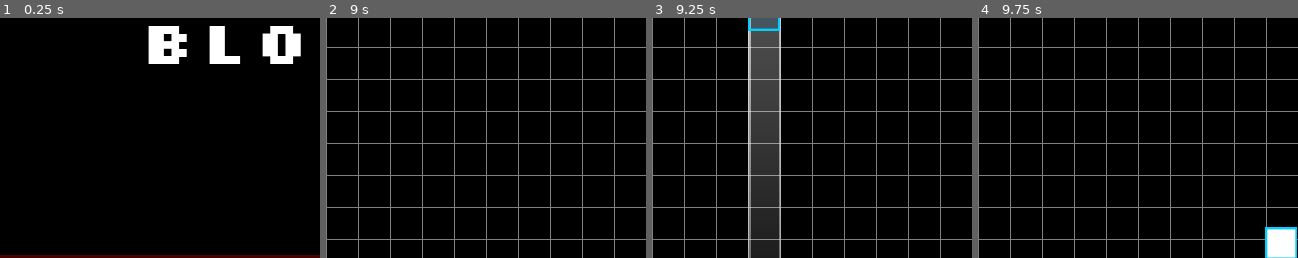
Above: before the commit, frames 1-4 (left to right).
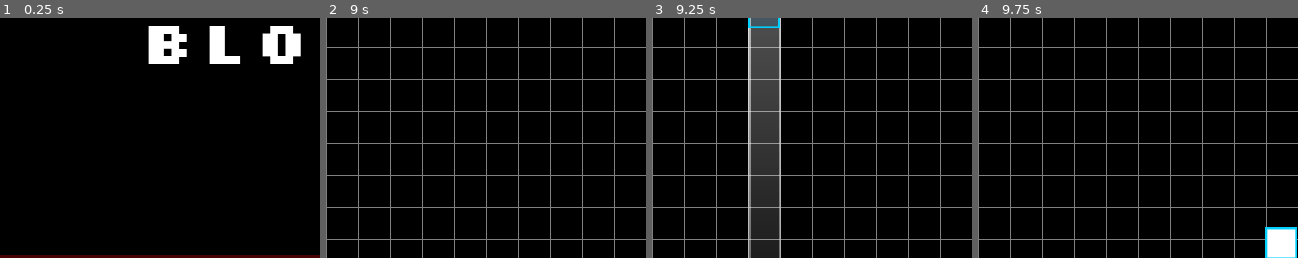
Above: after the commit, the same moments.

Repository: boscutti939/Blocks
Game: Godot game, scene res://Scenes/Menu.tscn
The game is run twice, just before and just after one commit, with the same random seed, the same clock (stepped at 60 frames per second) and the same inputs.
Inputs:
- Up to frame 1 (0.25 s): no input
- Up to frame 2 (9 s): click "Play" at 0.5 s; click "Play" at 1.25 s; click "Options" at 2 s; tap Enter at 2.75, 6.6, 7.55, 8, 8.1 s; hold D 2.78-3.5 s; hold Enter 2.78-3.5 s; tap Space at 3.02, 6.5, 6.77, 8.27 s; click "Classic" at 3.5 s; click "Classic" at 4.25 s; click "Survival" at 5 s; click "Extreme" at 5.75 s; hold D 6.53-7.28 s; hold A 7.28-8.03 s; hold R 7.28-8.03 s; hold D from 8.03 s (still down); hold Enter from 8.78 s (still down)
- Up to frame 3 (9.25 s): keep holding D; keep holding Enter; tap Space at 9.02 s
- Up to frame 4 (9.75 s): release D at 9.53 s; release Enter at 9.53 s; hold A from 9.53 s (still down); tap R at 9.6 s
The pictures show only the part of the screen within x 0-50%, y 1-51%; the shares and areas given below are measured in that part.

Frames 1-2 are identical in both runs. In frame 3, 0.2% of the frame differs, in the area x 30-40%, y 3-6%; in frame 4, nothing differs.

Commit message:
please just work
It's not working oh god why isn't it working

Diff:
--- a/Scenes/Blocks/grey_block.tscn
+++ b/Scenes/Blocks/grey_block.tscn
@@ -39,6 +39,7 @@
 shape = SubResource( 3 )
 
 [node name="blockunder" type="RayCast2D" parent="."]
+pause_mode = 2
 visible = false
 enabled = true
 cast_to = Vector2( 0, 16 )
@@ -51,26 +52,31 @@
 script = ExtResource( 5 )
 
 [node name="outline" type="Sprite" parent="."]
+pause_mode = 2
 texture = ExtResource( 6 )
 hframes = 15
 script = ExtResource( 7 )
 
 [node name="down" type="RayCast2D" parent="."]
+pause_mode = 2
 enabled = true
 cast_to = Vector2( 0, 32 )
 collision_mask = 16
 
 [node name="up" type="RayCast2D" parent="."]
+pause_mode = 2
 enabled = true
 cast_to = Vector2( 0, -32 )
 collision_mask = 16
 
 [node name="left" type="RayCast2D" parent="."]
+pause_mode = 2
 enabled = true
 cast_to = Vector2( -32, 0 )
 collision_mask = 16
 
 [node name="right" type="RayCast2D" parent="."]
+pause_mode = 2
 enabled = true
 cast_to = Vector2( 32, 0 )
 collision_mask = 16
--- a/Scenes/field.tscn
+++ b/Scenes/field.tscn
@@ -23,7 +23,10 @@
 extents = Vector2( 32, 32 )
 
 [sub_resource type="RectangleShape2D" id=2]
-extents = Vector2( 320, 240 )
+extents = Vector2( 320, 256 )
+
+[sub_resource type="RectangleShape2D" id=7]
+extents = Vector2( 320, 352 )
 
 [sub_resource type="ShaderMaterial" id=3]
 shader = ExtResource( 16 )
@@ -116,8 +119,24 @@
 collision_mask = 16
 
 [node name="collisionShape" type="CollisionShape2D" parent="sceneCamera/blockCheckArea"]
-position = Vector2( 320, 240 )
+position = Vector2( 320, 224 )
 shape = SubResource( 2 )
+
+[node name="blockDestroyArea" type="Area2D" parent="sceneCamera"]
+gravity_vec = Vector2( 0, 0 )
+gravity = 0.0
+linear_damp = 0.0
+monitorable = false
+collision_layer = 0
+collision_mask = 16
+__meta__ = {
+"_edit_group_": true,
+"_edit_lock_": true
+}
+
+[node name="collisionShape" type="CollisionShape2D" parent="sceneCamera/blockDestroyArea"]
+position = Vector2( 320, 352 )
+shape = SubResource( 7 )
 
 [node name="music" type="AudioStreamPlayer" parent="."]
 pause_mode = 2
@@ -137,6 +156,7 @@
 }
 
 [node name="lava" type="Node2D" parent="."]
+visible = false
 position = Vector2( 320, 480 )
 z_index = 10
 script = ExtResource( 15 )
@@ -168,5 +188,6 @@
 [connection signal="timeout" from="block_spawner/timer" to="block_spawner" method="_on_Timer_timeout"]
 [connection signal="body_entered" from="sceneCamera/blockCheckArea" to="sceneCamera" method="_on_blockCheckArea_body_entered"]
 [connection signal="body_exited" from="sceneCamera/blockCheckArea" to="sceneCamera" method="_on_blockCheckArea_body_exited"]
+[connection signal="body_exited" from="sceneCamera/blockDestroyArea" to="sceneCamera" method="_on_blockDestroyArea_body_exited"]
 [connection signal="item_rect_changed" from="lava/Sprite" to="lava/Sprite" method="calculate_aspect_ratio"]
 [connection signal="body_entered" from="lava/Area2D" to="lava" method="_on_Area2D_body_entered"]
--- a/Scenes/sceneCamera.gd
+++ b/Scenes/sceneCamera.gd
@@ -53,3 +53,6 @@
 
 func _on_blockCheckArea_body_entered(body):
 	body.enteredScene();
+
+func _on_blockDestroyArea_body_exited(body):
+	body.queue_free();
--- a/Scripts/exploding_block/RayCast2D.gd
+++ b/Scripts/exploding_block/RayCast2D.gd
@@ -11,12 +11,3 @@
 # Called every frame. 'delta' is the elapsed time since the previous frame.
 func _physics_process(delta):
 	cast_to = Vector2(0, get_parent().velocity.y * delta + 16);
-
-
-
-func _on_cameraVisible_area_entered(area):
-	enabled = true;
-
-
-func _on_cameraVisible_area_exited(area):
-	enabled = false;
--- a/Scripts/grey_block/grey_block.gd
+++ b/Scripts/grey_block/grey_block.gd
@@ -10,10 +10,13 @@
 func enteredScene():
 	for i in ["down", "up", "left", "right", "blockunder"]:
 		get_node(i).enabled = true;
+		$collision_shape.disabled = false;
+		velocity.y = 0;
 
 func leftScene():
 	for i in ["down", "up", "left", "right", "blockunder"]:
 		get_node(i).enabled = false;
+		$collision_shape.disabled = true;
 
 
 # Called when the node enters the scene tree for the first time.
@@ -25,6 +28,8 @@
 	pass;
 
 func _physics_process(delta):
+	if get_node_or_null("Label") != null:
+		pass;
 	if $blockunder.enabled == true:
 		if get_node("blockunder").is_colliding():
 			if velocity.y >= global.maxBlockFallSpeed:
Not shown: 1 places in Scenes/field.tscn that only renumber resources
